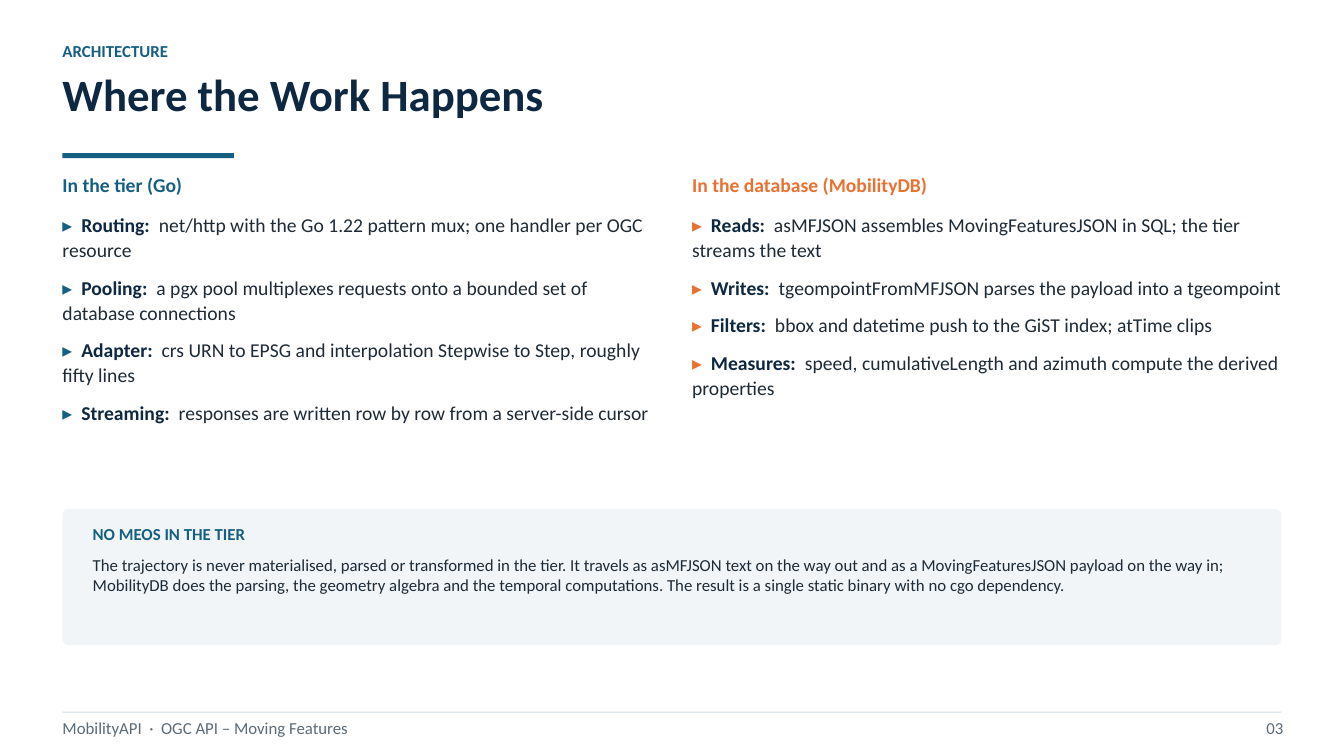
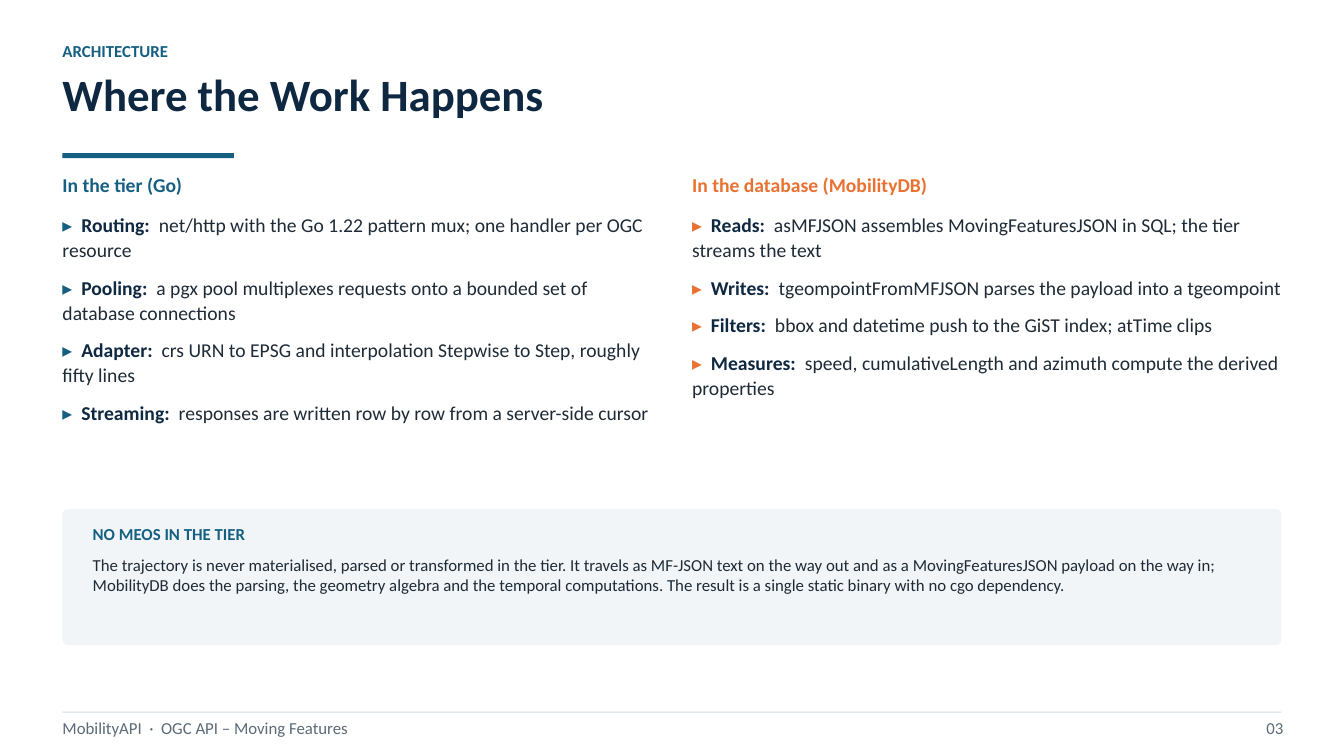
Before and after one commit to MobilityDB/MobilityAPI, a slide deck: slide 3 of MobilityAPIV5.pptx. Drawn at 1344x756 pixels with LibreOffice and Linux fonts; fonts in the diff are those of the drawing. Boxes give left, top, right and bottom in pixels: in the first picture for what was removed or moved away, otherwise in the second. Text is boxed around its words. In the diff, an @@ line names an element or a change of style, - is before the commit and + after.

```diff
--- a/MobilityAPIV5.pptx
+++ b/MobilityAPIV5.pptx
@@ text at box(93, 559, 1215, 594): text changed @@
-The trajectory is never materialised, parsed or transformed in the tier. It travels as asMFJSON text on the way out and as a MovingFeaturesJSON payload on the way in; MobilityDB does the parsing, the geometry algebra and the temporal computations. The result is a single static binary with no cgo dependency.
+The trajectory is never materialised, parsed or transformed in the tier. It travels as MF-JSON text on the way out and as a MovingFeaturesJSON payload on the way in; MobilityDB does the parsing, the geometry algebra and the temporal computations. The result is a single static binary with no cgo dependency.
```
Also in this commit, not shown: 16 other slides changed, 2 slides added, 1 slide removed, 1 other file.
